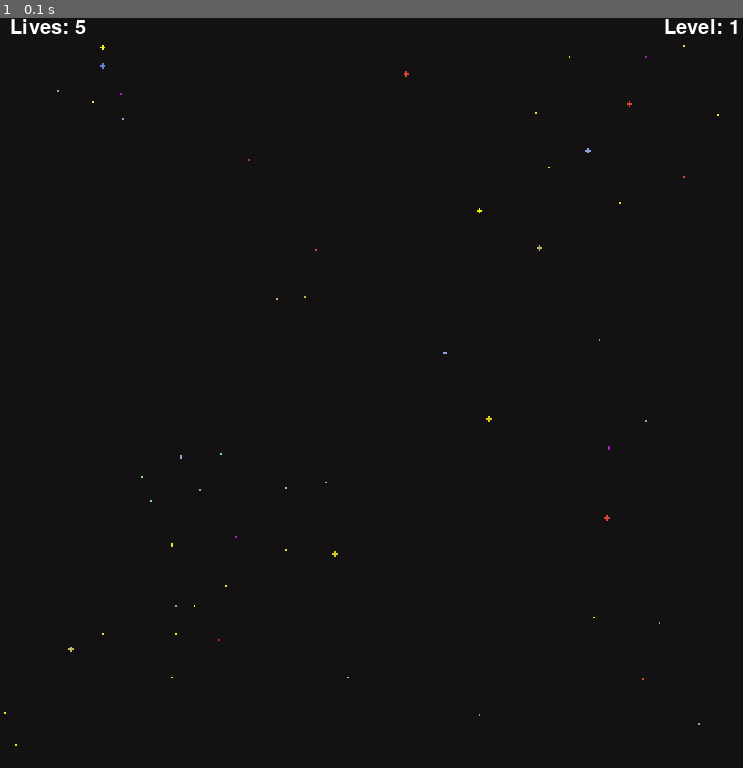
Above: before the commit, frame 1.
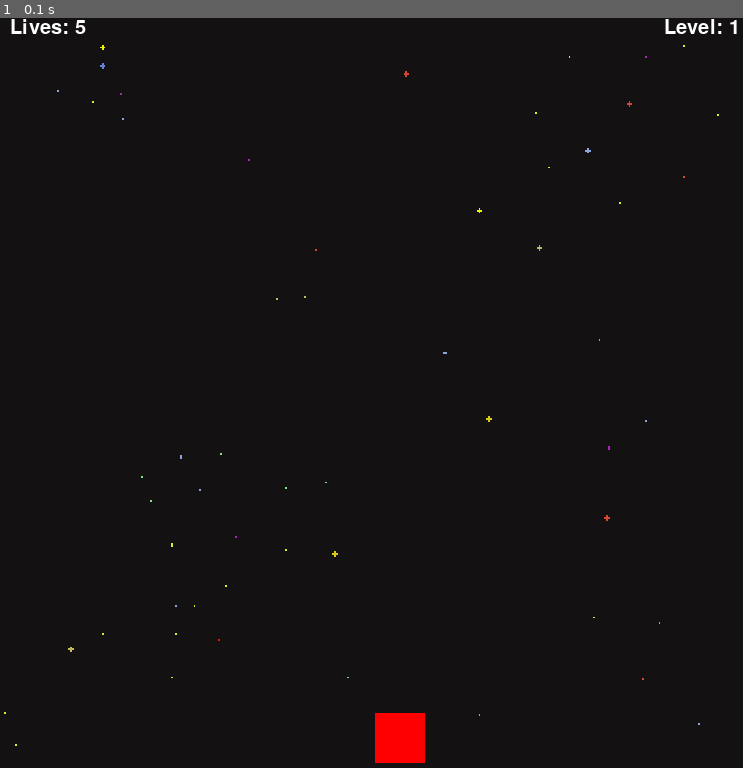
Above: after the commit, the same moment.

Repository: AmirmasoudCS/Pygame-Course
Game: pygame game, started from project_03/main.py
The game is run twice, just before and just after one commit, with the same random seed, the same clock (stepped at 60 frames per second) and the same inputs.
Inputs:
- Up to frame 1 (0.1 s): no input

The runs differ from the first frame. In frame 1, 0.4% of the frame differs, in the area x 50-58%, y 92-100%.

Commit message:
Drawing the ship in the redraw method inside the main loop of our function

Diff:
--- a/project_03/main.py
+++ b/project_03/main.py
@@ -78,7 +78,7 @@
     lives = 5
     clock = pygame.time.Clock()
 
-    ship = Ship(WIDTH/2, HEIGHT + 50)
+    ship = Ship(WIDTH/2, HEIGHT - 55)
 
     def redraw_window(*, level, lives):
 
@@ -94,6 +94,8 @@
         WIN.blit(level_labels, (WIDTH - level_labels.get_width() - 10, 0))
         WIN.blit(lives_label, (10, 0))
 
+        ship.draw(WIN)
+
         pygame.display.update()
 
     while run:
